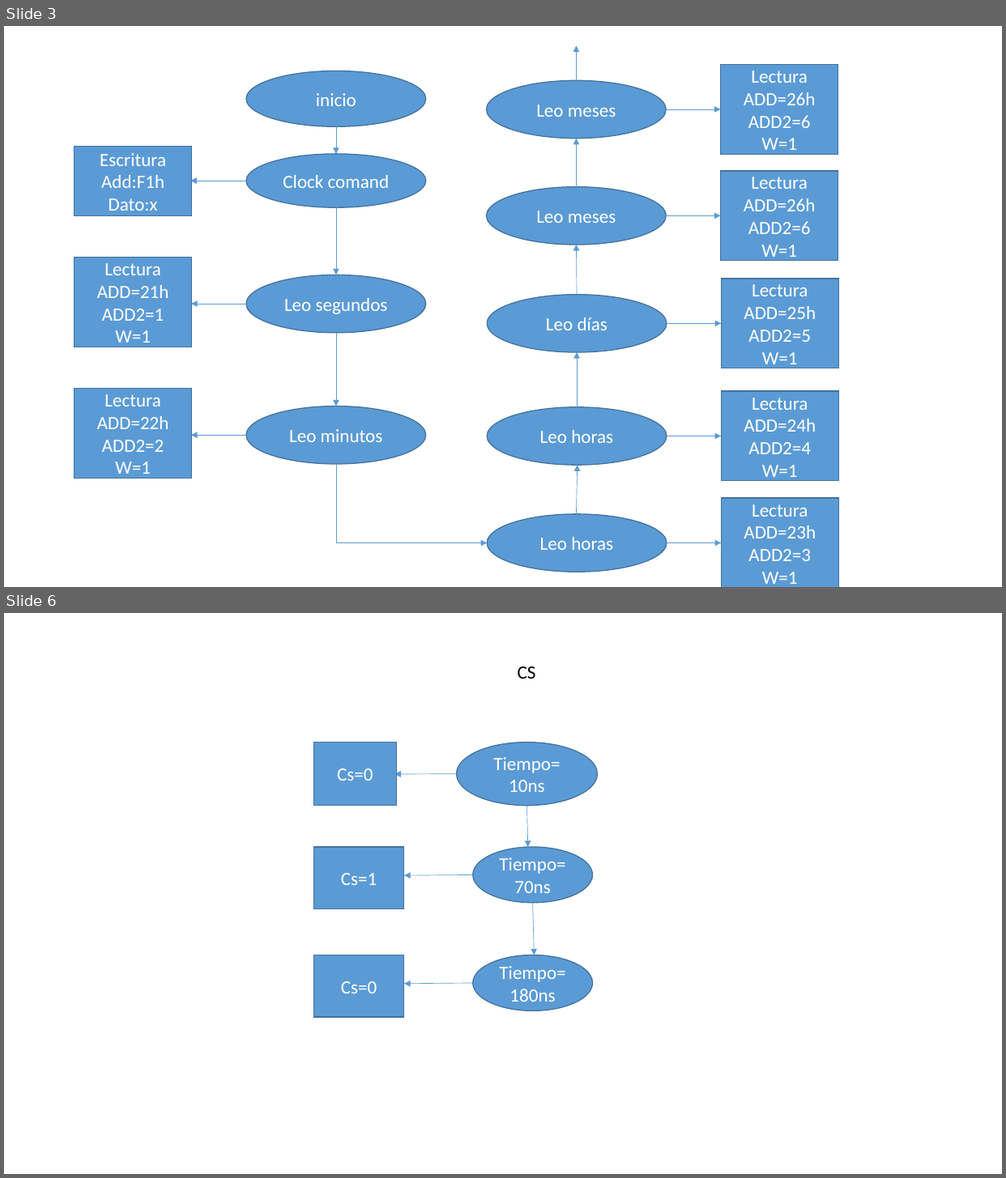
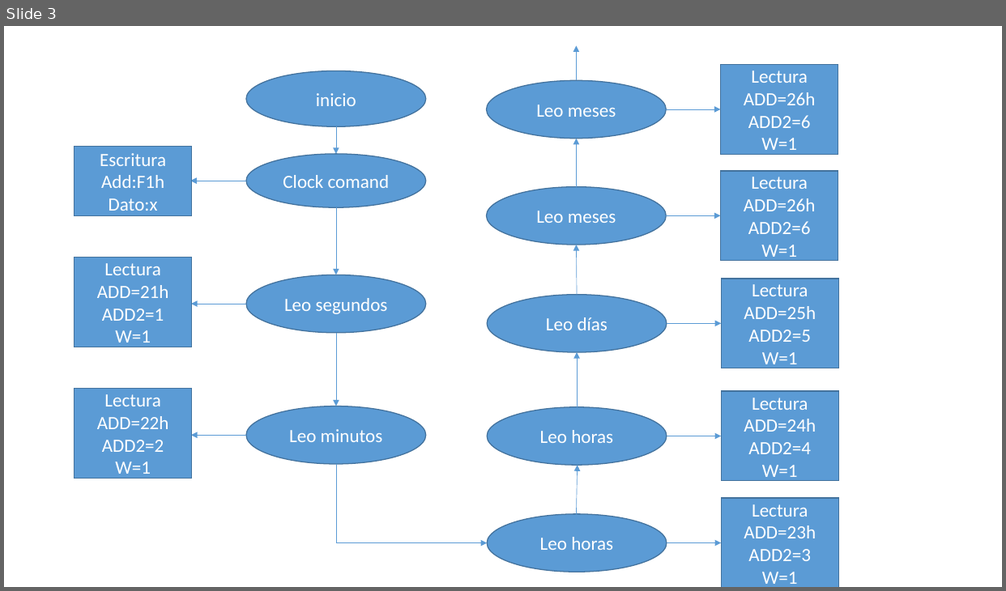
Before and after one commit to lleon95/proy_2_grupo_7_II_2016, a slide deck: Designs/Presentación1.pptx. Shown one above the other, each under a label of ours: slides 3 and 6 before the commit, slide 3 after it; the slides between them are not shown. The pictures are 1006x1178 and 1006x591 pixels, drawn with LibreOffice and Linux fonts; fonts in the diff are those of the drawing. Boxes give left, top, right and bottom in pixels: in the first picture for what was removed or moved away, otherwise in the second. Text is boxed around its words. In the diff, an @@ line names an element or a change of style, - is before the commit and + after.

```diff
--- a/Designs/Presentación1.pptx
+++ b/Designs/Presentación1.pptx
@@ slide 6 removed at <box>4,613,1002,1174</box>, background #FFFFFF @@
@@ text removed at <box>518,666,536,679</box> @@
-CS
@@ rectangle removed at <box>314,743,397,806</box> @@
-Cs=0
@@ ellipse removed at <box>457,743,598,806</box> @@
-Tiempo=
-10ns
@@ arrow removed from (457, 774) to (394, 774) @@
@@ arrow removed from (527, 806) to (528, 847) @@
@@ rectangle removed at <box>314,847,404,909</box> @@
-Cs=1
@@ ellipse removed at <box>473,847,592,904</box> @@
-Tiempo=70ns
@@ arrow removed from (473, 875) to (404, 875) @@
@@ arrow removed from (533, 903) to (534, 955) @@
@@ rectangle removed at <box>314,955,404,1017</box> @@
-Cs=0
@@ ellipse removed at <box>473,955,592,1012</box> @@
-Tiempo=180ns
@@ arrow removed from (473, 983) to (404, 983) @@
```
Also in this commit, not shown: 2 slides changed, 5 slides added, 2 other slides removed.
